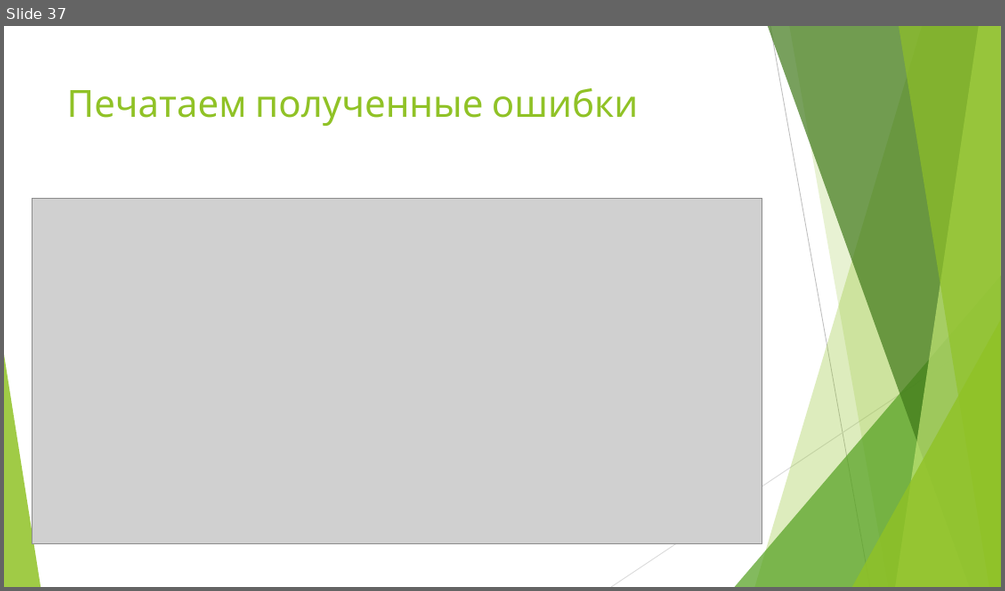
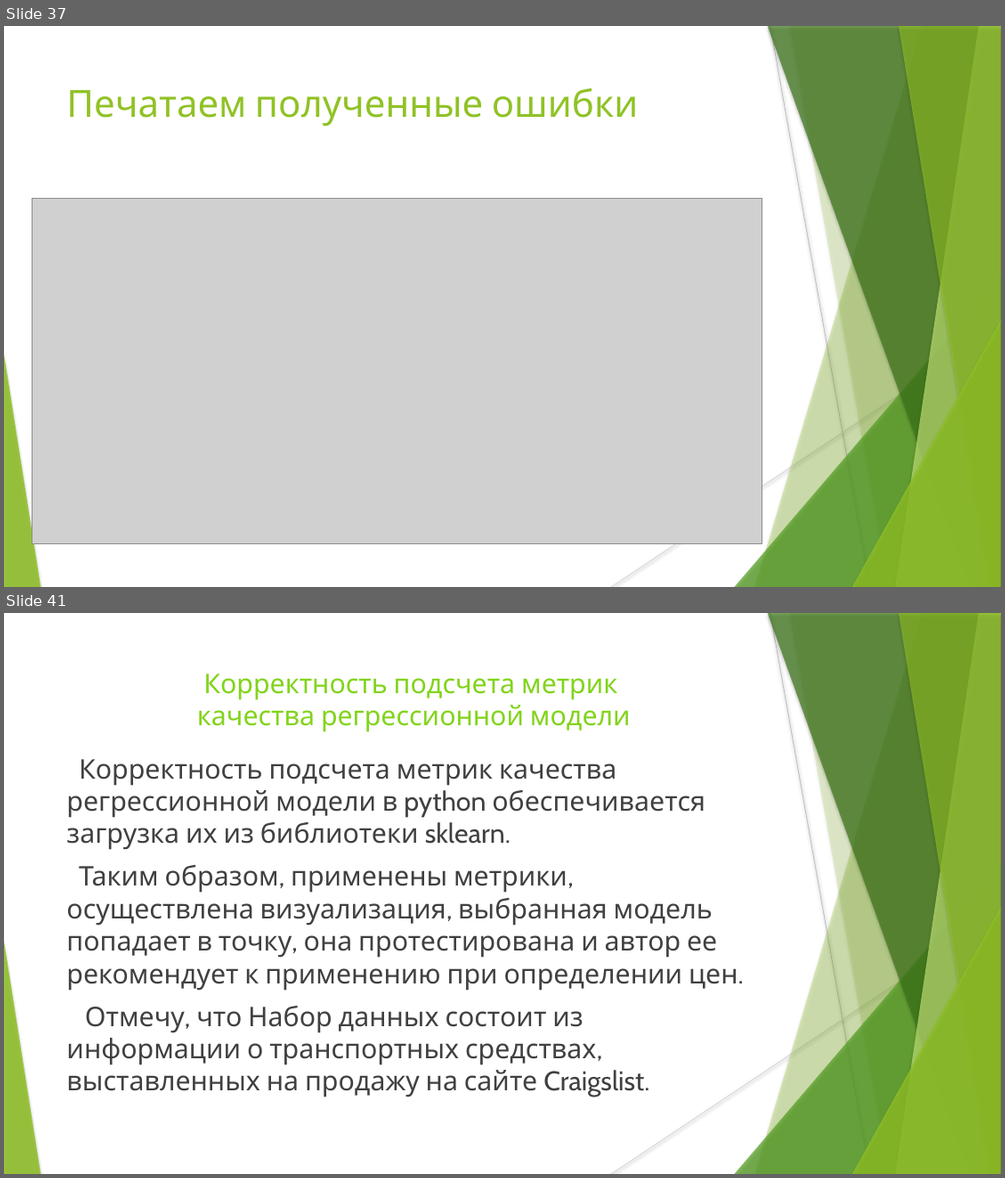
Before and after one commit to MazurovaNN/DIPLOM_2024, a slide deck: Презентация_Диплом_Мазурова_Н_Н.pptx. Shown one above the other, each under a label of ours: slide 37 before the commit, slides 37 and 41 after it; the slides between them are not shown. The pictures are 1005x591 and 1005x1178 pixels, drawn with LibreOffice and Linux fonts; fonts in the diff are those of the drawing; grey boxes stand for pictures. Boxes give left, top, right and bottom in pixels: in the first picture for what was removed or moved away, otherwise in the second. Text is boxed around its words. In the diff, an @@ line names an element or a change of style, - is before the commit and + after.

```diff
--- a/Презентация_Диплом_Мазурова_Н_Н.pptx
+++ b/Презентация_Диплом_Мазурова_Н_Н.pptx
@@ slide 41 added at box(4, 613, 1001, 1174), background #FFFFFF; not listed: 10 template elements that a slide beside it also shows @@
@@ text added at box(197, 674, 631, 732), 26 pt, text #81D41A @@
+Корректность подсчета метрик
+качества регрессионной модели
@@ text added at box(66, 759, 738, 1097), 26 pt, text #404040 @@
+Корректность подсчета метрик качества регрессионной модели в python обеспечивается загрузка их из библиотеки sklearn.
+Таким образом, применены метрики, осуществлена визуализация, выбранная модель попадает в точку, она протестирована и автор ее рекомендует к применению при определении цен.
+Отмечу, что Набор данных состоит из информации о транспортных средствах, выставленных на продажу на сайте Craigslist.
@@ slide 37 changed as well @@
@@ line (770, 26) - (870, 587): stroke #BFBFBF 0.75 pt to #BFBFBF 0.74 pt @@
@@ freeform shape at box(789, 26, 1001, 587): shadow on; outline redrawn @@
@@ line (1001, 328) - (611, 587): stroke #D9D9D9 0.75 pt to #D9D9D9 0.74 pt @@
@@ shadow on in 7 elements at box(755, 26, 1001, 587), box(735, 275, 1001, 587), box(768, 26, 1001, 587), box(896, 26, 1001, 587), box(898, 26, 1001, 587), box(852, 320, 1001, 587), box(4, 354, 40, 587) @@
```
Also in this commit, not shown: 38 other slides changed, 2 other slides added.
